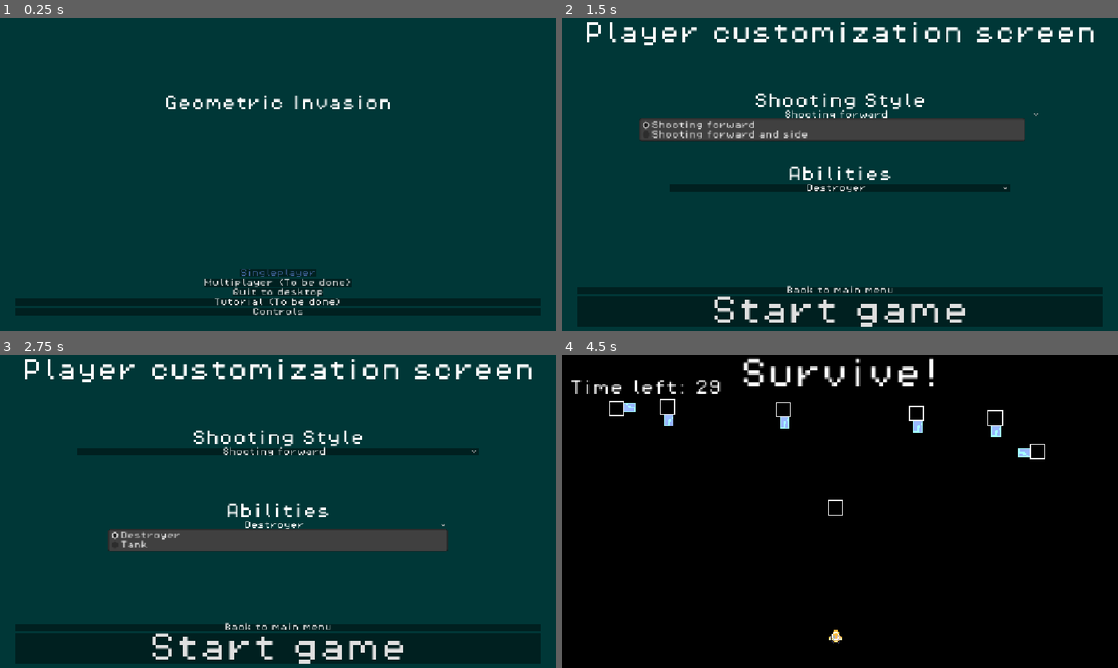
Above: before the commit, frames 1-4 (two rows, left to right).
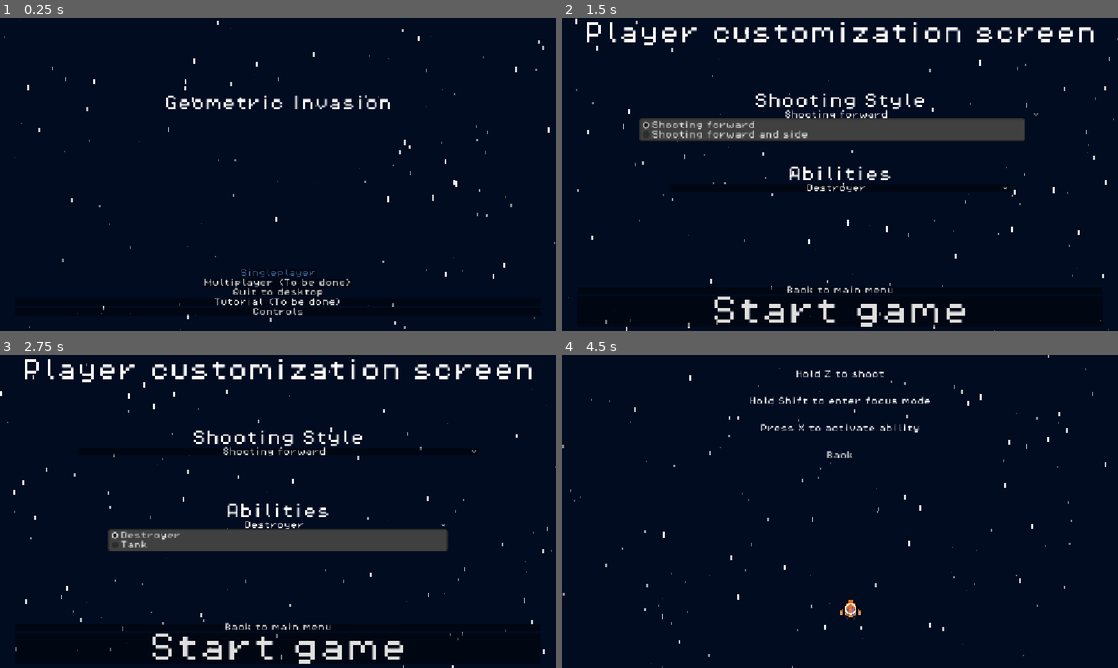
Above: after the commit, the same moments.

Repository: Draftier/Geometric-Invasion-CSS-497
Game: Godot game, scene res://scenes/UI/main_menu.tscn
Same seed, same stepped clock (60 frames per second), same inputs: the game is played once before the commit and once after it. The engine's default icon, where the game draws it, is replaced by a stand-in: a white triangle on a blue panel in a dark square.
Inputs (mouse positions are in pixels of both pictures, inside the frame that each line leads up to):
- Up to frame 1 (0.25 s): no input
- Up to frame 2 (1.5 s): click "Singleplayer" at 0.5 s; click "Shooting forward" at 1.25 s
- Up to frame 3 (2.75 s): click "Destroyer" at 2 s
- Up to frame 4 (4.5 s): click "Back to main menu" at 2.75 s; click (840, 621) at 3.5 s, where only the run after the commit has a clickable "Multiplayer (To be done)"; click (840, 649) at 4.25 s, where only the run after the commit has a clickable "Controls"

The runs differ from the first frame. In frame 1, 99% of the frame differs, in the area x 0-100%, y 0-100%; in frame 2, 91%; in frame 3, 92%; in frame 4, 100%.

Commit message:
Fixed bug where player can go outside border of control scene, fixed bug where player speed is constantly scaled when exiting and reentering controls scene, added moving background elements to simulate motion to menus

Diff:
--- a/geometric-invasion/scenes/UI/controls_menu.gd
+++ b/geometric-invasion/scenes/UI/controls_menu.gd
@@ -6,7 +6,7 @@
 @onready var back_button : Button = %BackButton
 
 var player : Player
-var is_firing : bool = false
+var init_speed : float
 
 func _ready() -> void:
 	player = PLAYER.instantiate()
@@ -15,10 +15,14 @@
 	player.global_position = spawn_point.position
 	player.scale = Vector2(3,3)
 	add_child(player)
+	init_speed = player.player_class.speed
 	player.player_class.speed *= 3
 
 
+
+
 func _on_back_button_pressed() -> void:
+	player.player_class.speed = init_speed
 	PoolManager.destroy_pools()
 	PoolManager.init_pools()
 	get_tree().change_scene_to_file("res://scenes/UI/main_menu.tscn")
--- a/geometric-invasion/scenes/UI/controls_menu.tscn
+++ b/geometric-invasion/scenes/UI/controls_menu.tscn
@@ -2,6 +2,13 @@
 
 [ext_resource type="Script" uid="uid://ck3org6l2kny3" path="res://scenes/UI/controls_menu.gd" id="1_4dh4y"]
 [ext_resource type="Theme" uid="uid://dy2kgmqgonako" path="res://theme_test.tres" id="1_6bw68"]
+[ext_resource type="PackedScene" uid="uid://cnr36qxaqynbc" path="res://scenes/star_background.tscn" id="2_qx6lj"]
+
+[sub_resource type="RectangleShape2D" id="RectangleShape2D_qx6lj"]
+size = Vector2(1159, 21)
+
+[sub_resource type="RectangleShape2D" id="RectangleShape2D_lvkkv"]
+size = Vector2(20, 647)
 
 [node name="Controls" type="Control" unique_id=987772107]
 layout_mode = 3
@@ -12,15 +19,7 @@
 grow_vertical = 2
 script = ExtResource("1_4dh4y")
 
-[node name="ColorRect" type="ColorRect" parent="." unique_id=2055551704]
-z_index = -1000
-layout_mode = 1
-anchors_preset = 15
-anchor_right = 1.0
-anchor_bottom = 1.0
-grow_horizontal = 2
-grow_vertical = 2
-color = Color(3.128499e-07, 0.21514863, 0.21514866, 1)
+[node name="StarBackground" parent="." unique_id=1934287316 instance=ExtResource("2_qx6lj")]
 
 [node name="MarginContainer" type="MarginContainer" parent="." unique_id=1893482847]
 layout_mode = 1
@@ -67,4 +66,31 @@
 unique_name_in_owner = true
 position = Vector2(597.9425, 525.4366)
 
+[node name="Borders" type="Node2D" parent="." unique_id=198286629]
+position = Vector2(337, 232)
+
+[node name="top_bottom" type="StaticBody2D" parent="Borders" unique_id=2002900083]
+collision_layer = 32
+collision_mask = 0
+
+[node name="CollisionShape2D" type="CollisionShape2D" parent="Borders/top_bottom" unique_id=276639178]
+position = Vector2(242, -242)
+shape = SubResource("RectangleShape2D_qx6lj")
+
+[node name="CollisionShape2D2" type="CollisionShape2D" parent="Borders/top_bottom" unique_id=758746303]
+position = Vector2(242, 427)
+shape = SubResource("RectangleShape2D_qx6lj")
+
+[node name="left_right" type="StaticBody2D" parent="Borders" unique_id=1824901483]
+collision_layer = 32
+collision_mask = 0
+
+[node name="CollisionShape2D" type="CollisionShape2D" parent="Borders/left_right" unique_id=1447833214]
+position = Vector2(-347, 92.5)
+shape = SubResource("RectangleShape2D_lvkkv")
+
+[node name="CollisionShape2D2" type="CollisionShape2D" parent="Borders/left_right" unique_id=944885416]
+position = Vector2(825, 92)
+shape = SubResource("RectangleShape2D_lvkkv")
+
 [connection signal="pressed" from="MarginContainer/ControlsVbox/BackButton" to="." method="_on_back_button_pressed"]
--- a/geometric-invasion/scenes/UI/main_menu.tscn
+++ b/geometric-invasion/scenes/UI/main_menu.tscn
@@ -3,6 +3,7 @@
 [ext_resource type="Script" uid="uid://dlnfay7bq62ao" path="res://scripts/menus/main_menu.gd" id="1_l6cm7"]
 [ext_resource type="Theme" uid="uid://dy2kgmqgonako" path="res://theme_test.tres" id="1_yonvy"]
 [ext_resource type="StyleBox" uid="uid://dn5gd6byuqut8" path="res://button_theme.tres" id="3_5jstl"]
+[ext_resource type="PackedScene" uid="uid://cnr36qxaqynbc" path="res://scenes/star_background.tscn" id="3_tfcbk"]
 
 [node name="Main menu" type="Control" unique_id=1321061727]
 layout_mode = 3
@@ -14,14 +15,8 @@
 theme = ExtResource("1_yonvy")
 script = ExtResource("1_l6cm7")
 
-[node name="ColorRect" type="ColorRect" parent="." unique_id=1802200385]
-layout_mode = 1
-anchors_preset = 15
-anchor_right = 1.0
-anchor_bottom = 1.0
-grow_horizontal = 2
-grow_vertical = 2
-color = Color(3.128499e-07, 0.21514863, 0.21514866, 1)
+[node name="StarBackground" parent="." unique_id=1934287316 instance=ExtResource("3_tfcbk")]
+unique_name_in_owner = true
 
 [node name="MarginContainer" type="MarginContainer" parent="." unique_id=1252887338]
 layout_mode = 1
--- a/geometric-invasion/scenes/UI/multiplayer_choice_menu.tscn
+++ b/geometric-invasion/scenes/UI/multiplayer_choice_menu.tscn
@@ -2,6 +2,7 @@
 
 [ext_resource type="Theme" uid="uid://dy2kgmqgonako" path="res://theme_test.tres" id="1_aoc2s"]
 [ext_resource type="Script" uid="uid://bm1d42pt283vt" path="res://scenes/UI/multiplayer_choice_menu.gd" id="2_wt8fv"]
+[ext_resource type="PackedScene" uid="uid://cnr36qxaqynbc" path="res://scenes/star_background.tscn" id="3_ao0e5"]
 [ext_resource type="StyleBox" uid="uid://dn5gd6byuqut8" path="res://button_theme.tres" id="3_cfko7"]
 
 [sub_resource type="StyleBoxFlat" id="StyleBoxFlat_2m35m"]
@@ -20,14 +21,7 @@
 theme = ExtResource("1_aoc2s")
 script = ExtResource("2_wt8fv")
 
-[node name="ColorRect" type="ColorRect" parent="." unique_id=1868804820]
-layout_mode = 1
-anchors_preset = 15
-anchor_right = 1.0
-anchor_bottom = 1.0
-grow_horizontal = 2
-grow_vertical = 2
-color = Color(3.128499e-07, 0.21514863, 0.21514866, 1)
+[node name="StarBackground" parent="." unique_id=1934287316 instance=ExtResource("3_ao0e5")]
 
 [node name="MarginContainer" type="MarginContainer" parent="." unique_id=594850476]
 layout_mode = 1
--- a/geometric-invasion/scenes/UI/player_customization_menu.gd
+++ b/geometric-invasion/scenes/UI/player_customization_menu.gd
@@ -8,7 +8,6 @@
 
 func change_scene() -> void:
 	get_tree().change_scene_to_file("res://scenes/game.tscn")
-	pass
 
 func _on_start_game_button_pressed() -> void:
 	game_start.emit()
@@ -25,3 +24,7 @@
 	match shoot_style_dropdown.get_item_text(index):
 		"Shooting forward": Global.player = load("res://scenes/Player/player_default_shooting_style.tscn")
 		"Shooting forward and side": Global.player =  load("res://scenes/Player/player_shooting_style_two.tscn")
+
+
+func _on_back_button_pressed() -> void:
+	get_tree().change_scene_to_file("res://scenes/UI/main_menu.tscn")
--- a/geometric-invasion/scenes/UI/player_customization_menu.tscn
+++ b/geometric-invasion/scenes/UI/player_customization_menu.tscn
@@ -2,6 +2,7 @@
 
 [ext_resource type="Theme" uid="uid://dy2kgmqgonako" path="res://theme_test.tres" id="1_ertse"]
 [ext_resource type="Script" uid="uid://bgr0wualwt2sx" path="res://scenes/UI/player_customization_menu.gd" id="2_vgtkr"]
+[ext_resource type="PackedScene" uid="uid://cnr36qxaqynbc" path="res://scenes/star_background.tscn" id="3_ltpn8"]
 [ext_resource type="StyleBox" uid="uid://dn5gd6byuqut8" path="res://button_theme.tres" id="3_vgtkr"]
 
 [sub_resource type="StyleBoxFlat" id="StyleBoxFlat_wt8fv"]
@@ -17,14 +18,8 @@
 theme = ExtResource("1_ertse")
 script = ExtResource("2_vgtkr")
 
-[node name="ColorRect" type="ColorRect" parent="." unique_id=1221497410]
-layout_mode = 1
-anchors_preset = 15
-anchor_right = 1.0
-anchor_bottom = 1.0
-grow_horizontal = 2
-grow_vertical = 2
-color = Color(3.128499e-07, 0.21514863, 0.21514866, 1)
+[node name="StarBackground" parent="." unique_id=1934287316 instance=ExtResource("3_ltpn8")]
+unique_name_in_owner = true
 
 [node name="MarginContainer" type="MarginContainer" parent="." unique_id=914736173]
 layout_mode = 1
@@ -120,4 +115,5 @@
 
 [connection signal="item_selected" from="MarginContainer/CustomizationMenu/MarginContainer/VBoxContainer/ShootOptions" to="." method="_on_shoot_options_item_selected"]
 [connection signal="item_selected" from="MarginContainer/CustomizationMenu/MarginContainer/VBoxContainer/MarginContainer/VBoxContainer/AbilityOptions" to="." method="_on_ability_options_item_selected"]
+[connection signal="pressed" from="MarginContainer/CustomizationMenu/BackButton" to="." method="_on_back_button_pressed"]
 [connection signal="pressed" from="MarginContainer/CustomizationMenu/StartGameButton" to="." method="_on_start_game_button_pressed"]
--- /dev/null
+++ b/geometric-invasion/scenes/star_background.gd
@@ -0,0 +1,55 @@
+extends Node2D
+
+@onready var screen : Vector2 = get_viewport_rect().size
+
+@export var num_stars = 125
+
+# Object that represents values of a star
+class Star:
+	var brightness : float
+	var size : float
+	var speed : float
+	var length : float
+	var position : Vector2
+
+# Datastructure to hold stars
+var stars : Array = []
+
+func _ready() -> void:
+
+	# Loop through and create stars
+	for i in num_stars:
+		# Allocate a temporary star
+		var temp_star : Star = Star.new()
+
+
+		# Allocate a "depth" value, this is used as a multiplier to tie together values of star like brightness to size etc
+		var depth : float = randf()
+
+		# Set the values of the star using lerp to make each value depend on depth
+		temp_star.position = Vector2(randf_range(0.0, screen.x), randf_range(0.0, screen.y))
+		temp_star.brightness = lerp (0.1, 1.0, depth)
+		temp_star.size = lerp(1.0, 4.0, depth)
+		temp_star.speed = lerp(100, 240, depth)
+		temp_star.length = lerp(1.0, 3.0, depth)
+
+		# Add the star to the stars array
+		stars.append(temp_star)
+
+# Draw the stars as rectangles
+func _draw() -> void:
+	for i in stars:
+		draw_rect(Rect2(i.position, Vector2(i.size, i.size * i.length)), Color(i.brightness, i.brightness, i.brightness))
+
+func _process(delta: float) -> void:
+	# Move the stars down along the screen
+	for i in stars:
+		i.position.y += i.speed * delta
+
+		# Reset star positions if they go out of viewport
+		if i.position.y > screen.y:
+			i.position.x = randf_range(0.0, screen.x)
+			i.position.y = -1
+
+	# Refresh to apply different position to drawn rectangles
+	queue_redraw()
--- /dev/null
+++ b/geometric-invasion/scenes/star_background.tscn
@@ -0,0 +1,12 @@
+[gd_scene format=3 uid="uid://cnr36qxaqynbc"]
+
+[ext_resource type="Script" uid="uid://b6b1eq1tklnd6" path="res://scenes/star_background.gd" id="1_qwx1s"]
+
+[node name="StarBackground" type="Node2D" unique_id=1934287316]
+script = ExtResource("1_qwx1s")
+
+[node name="ColorRect" type="ColorRect" parent="." unique_id=916520625]
+z_index = -1
+offset_right = 1152.0
+offset_bottom = 648.0
+color = Color(0.003921569, 0.047058824, 0.12941177, 1)
--- /dev/null
+++ b/geometric-invasion/scenes/star_background_test.gd
@@ -0,0 +1,44 @@
+extends Node2D
+
+@onready var screen : Vector2 = get_viewport_rect().size
+
+@export var num_stars = 125
+
+class Star:
+	var position : Vector2
+	var speed : float
+	var size : float
+	var brightness : float
+	var length : float
+
+var stars : Array = []
+
+func _ready() -> void:
+	for i in num_stars:
+		var temp_star : Star = Star.new()
+		temp_star.position = Vector2(randf_range(0.0, screen.x), randf_range(0.0, screen.y))
+
+		var depth := randf()
+
+		temp_star.speed = lerp(100, 240, depth)
+		temp_star.size = lerp(1.0, 4.0, depth)
+		temp_star.brightness = lerp(0.3, 1.0, depth)
+		temp_star.length = lerp(1.0, 4.0, depth)
+
+		stars.append(temp_star)
+
+
+func _draw():
+	for i in stars:
+		draw_rect(Rect2(i.position, Vector2(i.size, i.size * i.length)), Color(i.brightness, i.brightness, i.brightness))
+
+func _process(_delta):
+
+	for i in stars:
+		i.position.y += i.speed * _delta
+
+		if i.position.y > screen.y:
+			i.position.y = -i.size
+			i.position.x = randf_range(0.0, screen.x)
+
+	queue_redraw()
--- a/geometric-invasion/scripts/menus/main_menu.gd
+++ b/geometric-invasion/scripts/menus/main_menu.gd
@@ -1,7 +1,9 @@
 extends Control
 
 signal game_start()
+
 @onready var buttons_vbox: VBoxContainer = %ButtonsVbox
+@onready var background = %StarBackground
 
 func _ready() -> void:
 	print_orphan_nodes()
@@ -9,9 +11,6 @@
 	focus_button()
 
 func _on_start_button_pressed() -> void:
-	#game_start.emit()
-	#PoolManager.init_pools()
-	#call_deferred("change_scene")
 	get_tree().change_scene_to_file("res://scenes/UI/player_customization_menu.tscn")
 	pass
 
@@ -31,42 +30,9 @@
 		if button is Button:
 			button.grab_focus()
 
-
 func _on_tutorial_button_pressed() -> void:
 	get_tree().change_scene_to_file("res:://scenes/tutorial.tscn")
 
 
 func _on_controls_button_pressed() -> void:
 	get_tree().change_scene_to_file("res://scenes/UI/controls_menu.tscn")
-
-func _on_back_button_pressed() -> void:
-	$MarginContainer/RootMenu/TitleLabel.visible = true
-	%ButtonsVbox.visible = true
-	%ControlsVbox.visible = false
-
-func _on_start_game_button_pressed() -> void:
-	game_start.emit()
-	call_deferred("change_scene")
-
-
-
-func _on_multiplayer_not_implemented_pressed() -> void:
-	get_tree().change_scene_to_file("res://scenes/UI/multiplayer_choice_menu.tscn")
-	pass # Replace with function body.
-
-
-func _on_option_button_item_selected(index: int) -> void:
-	match $MarginContainer/CustomizationChildMenu/MarginContainer/VBoxContainer/ShootOptions.get_item_text(index):
-		"Shooting forward": Global.player = load("res://scenes/Player/player_default_shooting_style.tscn")
-		"Shooting forward and side": Global.player =  load("res://scenes/Player/player_shooting_style_two.tscn")
-
-
-
-func _on_ability_options_item_selected(index: int) -> void:
-	match $MarginContainer/CustomizationChildMenu/MarginContainer/VBoxContainer/MarginContainer/VBoxContainer/AbilityOptions.get_item_text(index):
-			"Destroyer": Global.ability = load("res://scenes/Ability/ability_laser.tscn")
-			"Tank": Global.ability =  load("res://scenes/Ability/shield_ability.tscn")
-
-
-func _on_host_button_pressed() -> void:
-	pass
--- a/geometric-invasion/scripts/player/player.gd
+++ b/geometric-invasion/scripts/player/player.gd
@@ -54,9 +54,15 @@
 
 	if Input.is_action_just_pressed("ability"):
 		print("Trying to activate ability")
+
+		if preview_mode == true:
+			ability.charge()
+
 		if ability.can_activate():
 			print("activating")
+			print(preview_mode)
 			ability.activate()
+
 
 	# Apply velocity to player
 	move_and_slide()
Not shown, added: geometric-invasion/scenes/star_background.gd.uid
Not shown, added: geometric-invasion/scenes/star_background_test.gd.uid
